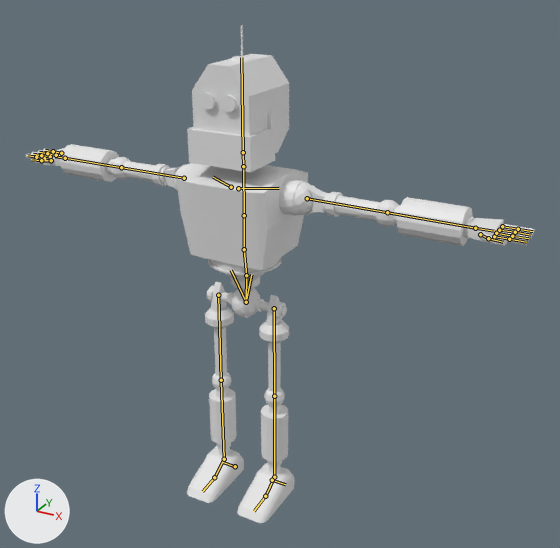
The Blender file Models/Character-Enemy.blend, before and after one commit.
Both versions are drawn from a 50 mm camera at (10.22, -16.59, 15.47) aimed at (1.2, -0.2, 7.28). Every picture has the same lights, and +X, +Y and +Z are marked at lower left. The bones that bend it are drawn over the model as lines.

Names of what the first picture shows: 'Character-Enemy'.
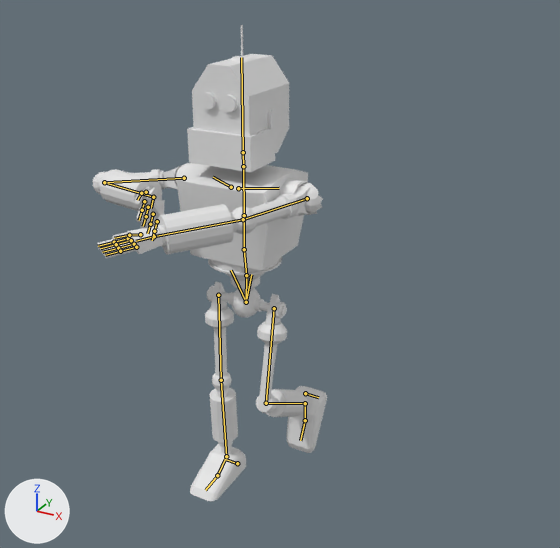
The newer file adds an action. The first version stands in its rest pose; the second is drawn at frame 10 of the action 'metarigAction.001'.

The change in detail:
Bone 'upper_arm.L' (bone_upper_arm_l) turns from (0, 0, 0) to (105, -8, 7) degrees about its own x, y and z.
Bone 'forearm.L' (bone_forearm_l) turns from (0, 0, 0) to (23, -13, -10) degrees about its own x, y and z.
Bone 'hand.L' (bone_hand_l) turns from (0, 0, 0) to (-3, 18, -3) degrees about its own x, y and z.
Bone 'upper_arm.R' (bone_upper_arm_r) turns from (0, 0, 0) to (32, 18, 11) degrees about its own x, y and z.
Bone 'forearm.R' (bone_forearm_r) turns from (0, 0, 0) to (137, -22, -5) degrees about its own x, y and z.
Bone 'hand.R' (bone_hand_r) turns from (0, 0, 0) to (48, 152, 68) degrees about its own x, y and z.
Bone 'thigh.L' (bone_thigh_l) turns from (0, 0, 0) to (-10, 0, 0) degrees about its own x, y and z.
Bone 'shin.L' (bone_shin_l) turns from (0, 0, 0) to (70, 0, -1) degrees about its own x, y and z.
Bone 'shin.R' (bone_shin_r) turns from (0, 0, 0) to (3, 0, 0) degrees about its own x, y and z.

Changed parts and their boxes (x1, y1, x2, y2) in the pictures (560 x 548 px):
'Character-Enemy', posed (54% narrower): before (26, 25, 535, 523); after (93, 25, 327, 501)
bone 'upper_arm.L', root to tip: before (307, 198) to (387, 212); after (307, 198) to (243, 219)
bone 'forearm.L', root to tip: before (387, 212) to (475, 228); after (243, 219) to (154, 236)
bone 'hand.L', root to tip: before (475, 228) to (494, 231); after (154, 236) to (136, 241)
bone 'upper_arm.R', root to tip: before (184, 178) to (121, 167); after (184, 178) to (104, 182)
bone 'forearm.R', root to tip: before (121, 167) to (65, 158); after (104, 182) to (153, 197)
bone 'hand.R', root to tip: before (65, 158) to (55, 156); after (153, 197) to (151, 208)
bone 'thigh.L', root to tip: before (274, 308) to (274, 396); after (274, 308) to (266, 403)
bone 'shin.L', root to tip: before (274, 396) to (274, 477); after (266, 403) to (305, 403)
bone 'shin.R', root to tip: before (221, 380) to (224, 459); after (221, 380) to (226, 456)
